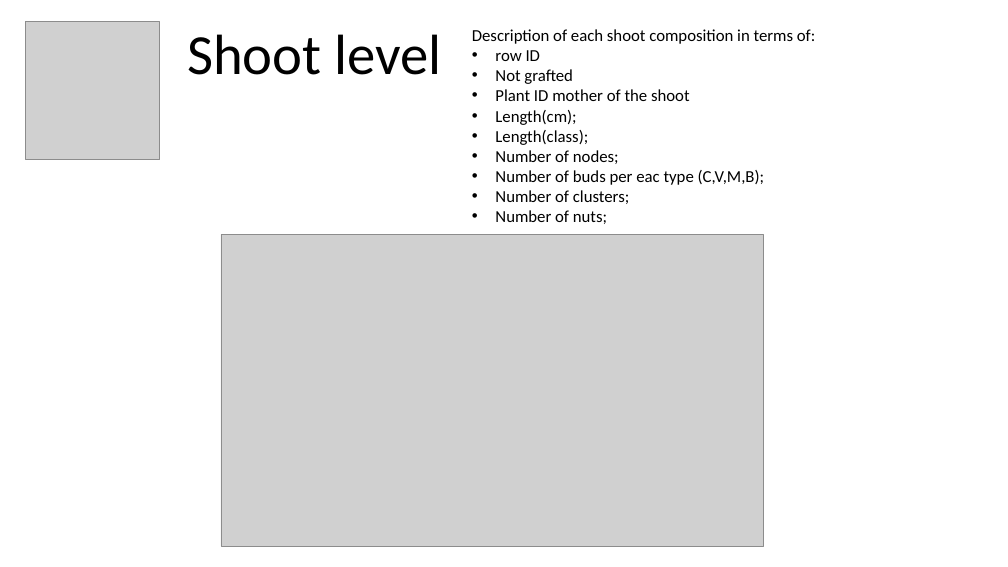
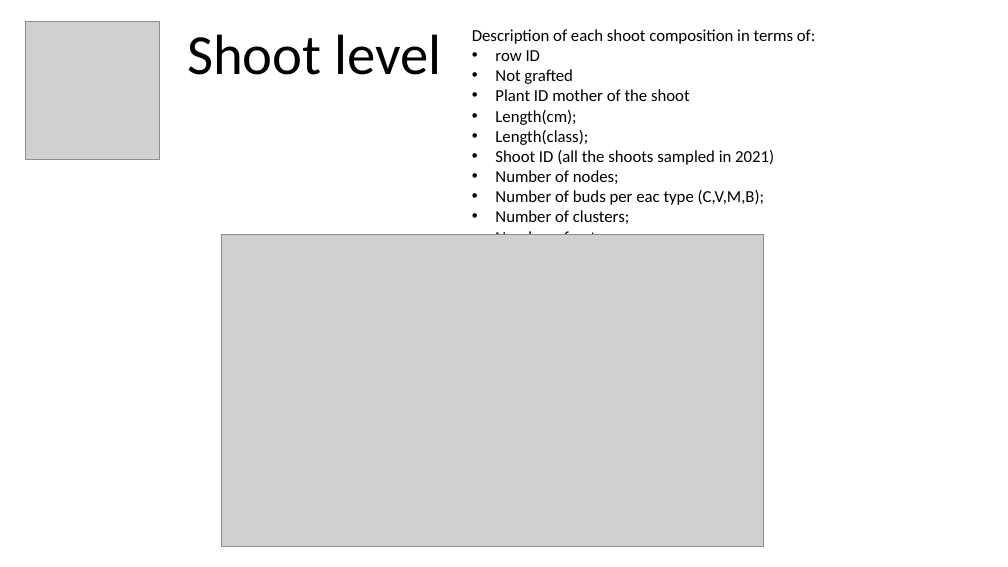
Before and after one commit to Corilana/L-HAZELNUT, a slide deck: slide 1 of dfexplanation.pptx. Drawn at 1008x567 pixels with LibreOffice and Linux fonts; fonts in the diff are those of the drawing; grey boxes stand for pictures. Boxes give left, top, right and bottom in pixels: in the first picture for what was removed or moved away, otherwise in the second. Text is boxed around its words. In the diff, an @@ line names an element or a change of style, - is before the commit and + after.

```diff
--- a/dfexplanation.pptx
+++ b/dfexplanation.pptx
@@ text at box(495, 150, 774, 165): paragraph added @@
+• Shoot ID (all the shoots sampled in 2021)
```
Also in this commit, not shown: 2 other slides changed.
